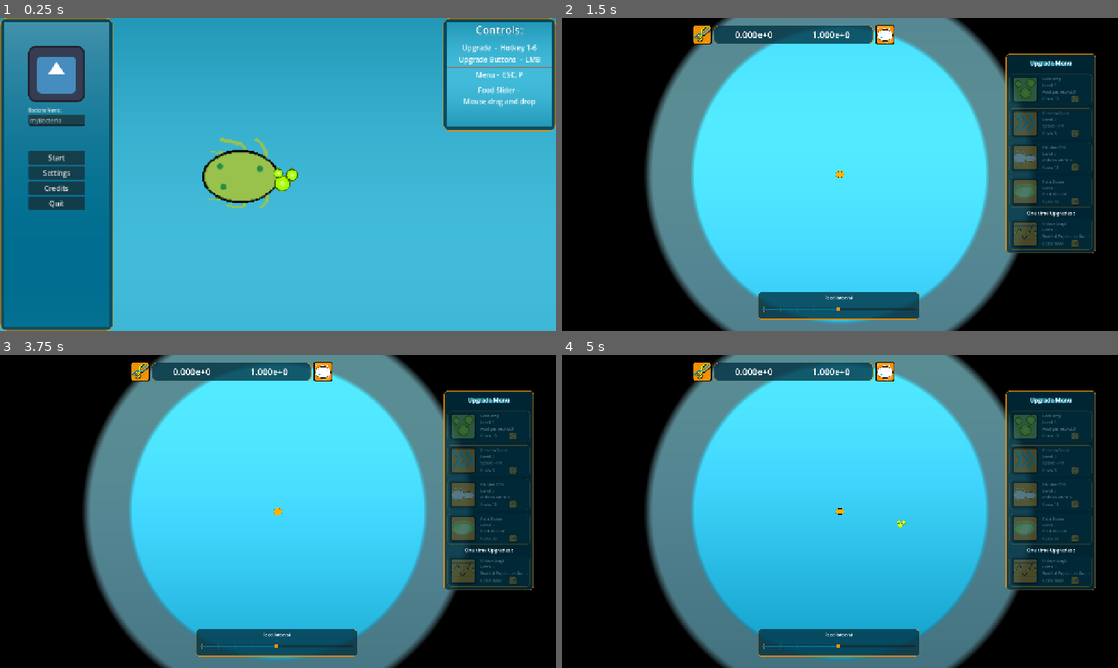
Above: before the commit, frames 1-4 (two rows, left to right).
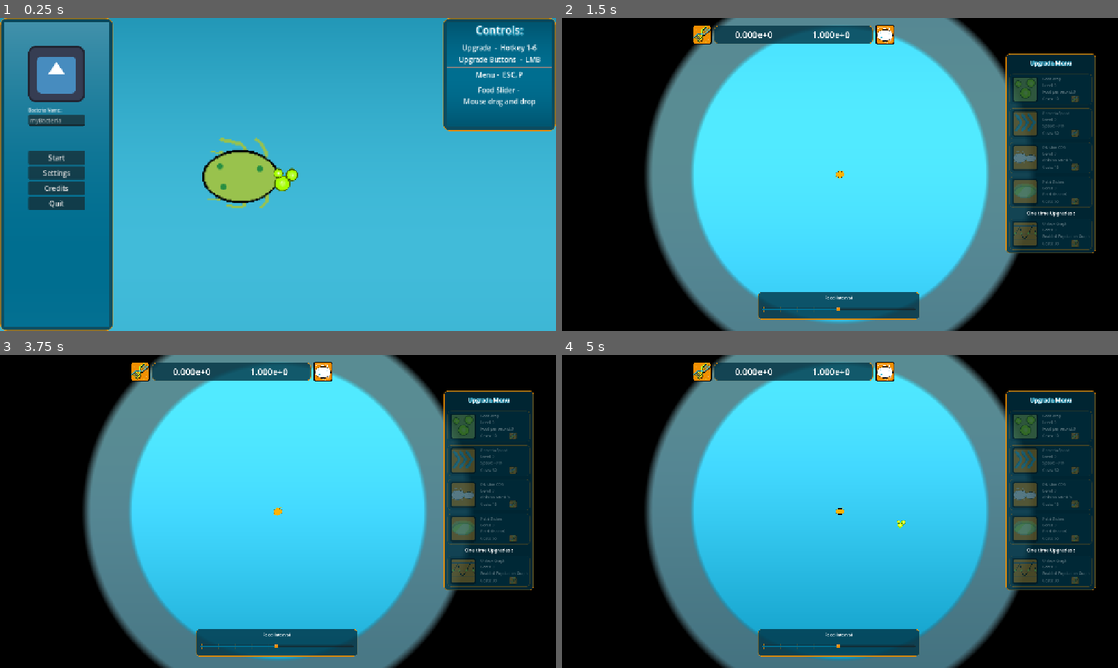
Above: after the commit, the same moments.

Repository: MisterIXI/chili-code-jam-4
Game: Godot game, scene res://entities/game/intro_scene.tscn
The game is run twice, just before and just after one commit, with the same random seed, the same clock (stepped at 60 frames per second) and the same inputs. The engine's default icon, where the game draws it, is replaced by a stand-in: a white triangle on a blue panel in a dark square.
Inputs (mouse positions are in pixels of both pictures, inside the frame that each line leads up to):
- Up to frame 1 (0.25 s): no input
- Up to frame 2 (1.5 s): click (617, 121) at 0.52 s; type "Alex" at 0.6 s; click "Start" at 1.25 s
- Up to frame 3 (3.75 s): tap Enter at 2, 3.5 s; move the mouse to (194, 370) at 2.02 s; tap 1 (hotkey_1) at 2.1, 2.85, 3.6 s; click (194, 370) at 2.17 s; tap Space at 2.75 s; move the mouse to (272, 370) at 2.77 s; click (272, 370) at 2.92 s; move the mouse to (333, 442) at 3.52 s; click (333, 442) at 3.67 s
- Up to frame 4 (5 s): tap Space at 4.25 s; move the mouse to (812, 574) at 4.27 s; tap 1 (hotkey_1) at 4.35 s; click (812, 574) at 4.42 s

The runs differ from the first frame. In frame 1, 5.9% of the frame differs, in the area x 80-100%, y 1-35%; in frame 2, less than 0.1%; in frame 3, less than 0.1%; in frame 4, less than 0.1%.

Commit message:
graph_implemented_with_yannik

Diff:
--- a/entities/bacteria/spawn_manager.gd
+++ b/entities/bacteria/spawn_manager.gd
@@ -151,3 +151,6 @@
 
 func calc_food_rate() -> float:
 	return GameData.p_food_slider * (exp(0.35 * (GameData.u_food_drop_max + 1)))
+
+func get_current_foods() -> float:
+	return fake_food_count + food_root.get_child_count()
--- a/entities/prefabs/upgrades/upgrade_advanced_graph.tres
+++ b/entities/prefabs/upgrades/upgrade_advanced_graph.tres
@@ -9,6 +9,6 @@
 upgrade_description = "This Upgrade will enhance your Basic Graph, now you see the real power of Graphs"
 upgrade_texture = ExtResource("2_774r0")
 upgrade_max_level = 1
-upgrade_cost = 99999
+upgrade_cost = 9999
 upgrade_multiplier = 1.0
 metadata/_custom_type_script = "uid://c8cjabgifpdg0"
--- a/entities/prefabs/upgrades/upgrade_auto_upgrader.tres
+++ b/entities/prefabs/upgrades/upgrade_auto_upgrader.tres
@@ -9,6 +9,6 @@
 upgrade_description = "Auto-Upgrader will upgrade, when the cheapest upgrade is available"
 upgrade_texture = ExtResource("2_5n67n")
 upgrade_max_level = 1
-upgrade_cost = 9999999999
+upgrade_cost = 9999999
 upgrade_multiplier = 2.0
 metadata/_custom_type_script = "uid://buypbu3vfuijk"
--- a/entities/prefabs/upgrades/upgrade_bacteria_speed.tres
+++ b/entities/prefabs/upgrades/upgrade_bacteria_speed.tres
@@ -9,6 +9,7 @@
 upgrade_description = "Increase Speed of Bacteria"
 upgrade_texture = ExtResource("2_jfd2o")
 upgrade_max_level = 99
-upgrade_cost = 5
+upgrade_cost = 50
 upgrade_multiplier = 1.0
+upgrade_cost_multiplier = 2.0
 metadata/_custom_type_script = "uid://cl1f7nmu6ef6v"
--- a/entities/prefabs/upgrades/upgrade_basic_graph.tres
+++ b/entities/prefabs/upgrades/upgrade_basic_graph.tres
@@ -9,5 +9,5 @@
 upgrade_description = "Graph for your bacteria division rate."
 upgrade_texture = ExtResource("2_tptjt")
 upgrade_max_level = 1
-upgrade_cost = 9999
+upgrade_cost = 30
 metadata/_custom_type_script = "uid://b4kjfuf4psr7u"
--- a/entities/ui/game_ui.tscn
+++ b/entities/ui/game_ui.tscn
@@ -32,6 +32,14 @@
 
 [sub_resource type="StyleBoxEmpty" id="StyleBoxEmpty_7g2dv"]
 
+[sub_resource type="ShaderMaterial" id="ShaderMaterial_4cmml"]
+shader = ExtResource("4_t6hpy")
+shader_parameter/color_a = Color(6.3773246e-07, 0.21652123, 0.2909556, 1)
+shader_parameter/color_b = Color(0, 0.43137255, 0.5647059, 1)
+shader_parameter/speed = 0.25
+shader_parameter/distortion_strength = 0.08
+shader_parameter/wave_scale = 3.0
+
 [sub_resource type="StyleBoxEmpty" id="StyleBoxEmpty_w31hu"]
 
 [sub_resource type="StyleBoxEmpty" id="StyleBoxEmpty_08gs2"]
@@ -506,7 +514,7 @@
 grow_vertical = 2
 
 [node name="ColorRect" type="ColorRect" parent="Menu/Controls_Container" unique_id=1295686353]
-material = ExtResource("2_7g2dv")
+material = SubResource("ShaderMaterial_4cmml")
 layout_mode = 2
 
 [node name="MarginContainer" type="MarginContainer" parent="Menu/Controls_Container" unique_id=874994217]
@@ -684,12 +692,20 @@
 default_color = Color(0, 0.43137255, 0.5647059, 1)
 script = ExtResource("12_4cmml")
 
+[node name="Timer" type="Timer" parent="HUD/Stats_Margin/Stat_Panel/VBoxContainer/Basic_Graph/VBoxContainer/Panel/Line2D_bactera" unique_id=369119046]
+wait_time = 0.5
+autostart = true
+
 [node name="Line2D_food" type="Line2D" parent="HUD/Stats_Margin/Stat_Panel/VBoxContainer/Basic_Graph/VBoxContainer/Panel" unique_id=1248069116]
 position = Vector2(5.9790564, 6.0283036)
 scale = Vector2(0.97905767, 1.0283022)
 width = 1.0
 default_color = Color(0.6, 0.7607843, 0.3019608, 1)
 script = ExtResource("13_n3qi7")
+
+[node name="Timer" type="Timer" parent="HUD/Stats_Margin/Stat_Panel/VBoxContainer/Basic_Graph/VBoxContainer/Panel/Line2D_food" unique_id=303216756]
+wait_time = 0.5
+autostart = true
 
 [node name="max_Label" type="Label" parent="HUD/Stats_Margin/Stat_Panel/VBoxContainer/Basic_Graph/VBoxContainer/Panel" unique_id=1652978863]
 layout_mode = 0
--- a/entities/ui/line_2d_bactera.gd
+++ b/entities/ui/line_2d_bactera.gd
@@ -3,21 +3,46 @@
 var max_width : float = 0.0
 var max_height : float = 0.0
 
+## old bacteria
+var _old_bacteria_data : Array[float] = []
 @export var dense : float = 60.0
-
+@onready var _timer : Timer = $Timer
 # Called when the node enters the scene tree for the first time.
 func _ready() -> void:
 	max_width = get_parent().size.x
 	max_height = get_parent().size.y
+
 	_initialize_points()
 	#connect at spawn_manager tick bacteria
+	_timer.timeout.connect(_on_timer_timeout)
+
 func _initialize_points() ->void:
+
 	var _temp_array : Array[Vector2]
 	for x in range(dense):
 		var _new_vector : Vector2 = Vector2(x * max_width/dense, randf_range(0.0,max_height))
 		_temp_array.append(_new_vector)
+		_old_bacteria_data.append(0)
 	points = _temp_array
 
+func _on_timer_timeout() ->void:
+	if visible:
+		_on_tick_bacteria(GameData.p_bacterias)
+
 func _on_tick_bacteria(_value : float) ->void:
-	points.remove_at(0)
-	points.push_back(Vector2(dense * int(max_width/dense),int(max_height /_value)))
+	#set old data
+	_old_bacteria_data.pop_front()
+	_old_bacteria_data.push_back(_value)
+
+	var _max : float = _old_bacteria_data.max()
+	#create array
+	var _array : Array[Vector2] =[]
+	for x in range(_old_bacteria_data.size()):
+
+		_array.push_back(
+			Vector2(
+			x * (max_width / dense),
+			max_height -(max(1,_old_bacteria_data[x]) / _max * max_height)
+		))
+
+	points = PackedVector2Array(_array)
--- a/entities/ui/line_2d_food.gd
+++ b/entities/ui/line_2d_food.gd
@@ -3,21 +3,46 @@
 var max_width : float = 0.0
 var max_height : float = 0.0
 
+## old bacteria
+var _old_food_data : Array[float] = []
 @export var dense : float = 60.0
-
+@onready var _timer : Timer = $Timer
 # Called when the node enters the scene tree for the first time.
 func _ready() -> void:
 	max_width = get_parent().size.x
 	max_height = get_parent().size.y
+
 	_initialize_points()
 	#connect at spawn_manager tick bacteria
+	_timer.timeout.connect(_on_timer_timeout)
+
 func _initialize_points() ->void:
+
 	var _temp_array : Array[Vector2]
 	for x in range(dense):
 		var _new_vector : Vector2 = Vector2(x * max_width/dense, randf_range(0.0,max_height))
 		_temp_array.append(_new_vector)
+		_old_food_data.append(0)
 	points = _temp_array
 
+func _on_timer_timeout() ->void:
+	if visible and Spawn_Manager.singleton:
+		_on_tick_food(Spawn_Manager.singleton.get_current_foods())
+
 func _on_tick_food(_value : float) ->void:
-	points.remove_at(0)
-	points.push_back(Vector2(215.0,_value))
+	#set old data
+	_old_food_data.pop_front()
+	_old_food_data.push_back(_value)
+
+	var _max : float = _old_food_data.max()
+	#create array
+	var _array : Array[Vector2] =[]
+	for x in range(_old_food_data.size()):
+
+		_array.push_back(
+			Vector2(
+			x * (max_width / dense),
+			max_height -(max(1,_old_food_data[x]) / _max * max_height)
+		))
+
+	points = PackedVector2Array(_array)
--- a/entities/upgrades/auto_upgrader.gd
+++ b/entities/upgrades/auto_upgrader.gd
@@ -8,5 +8,5 @@
     UpgradeManager.upgrade_purchased_auto_upgrader.emit()
 
 func get_effect_value_text()  ->String:
-    var _temp :String ="The cheapest will buy automatically"
+    var _temp :String ="automatically"
     return  _temp
